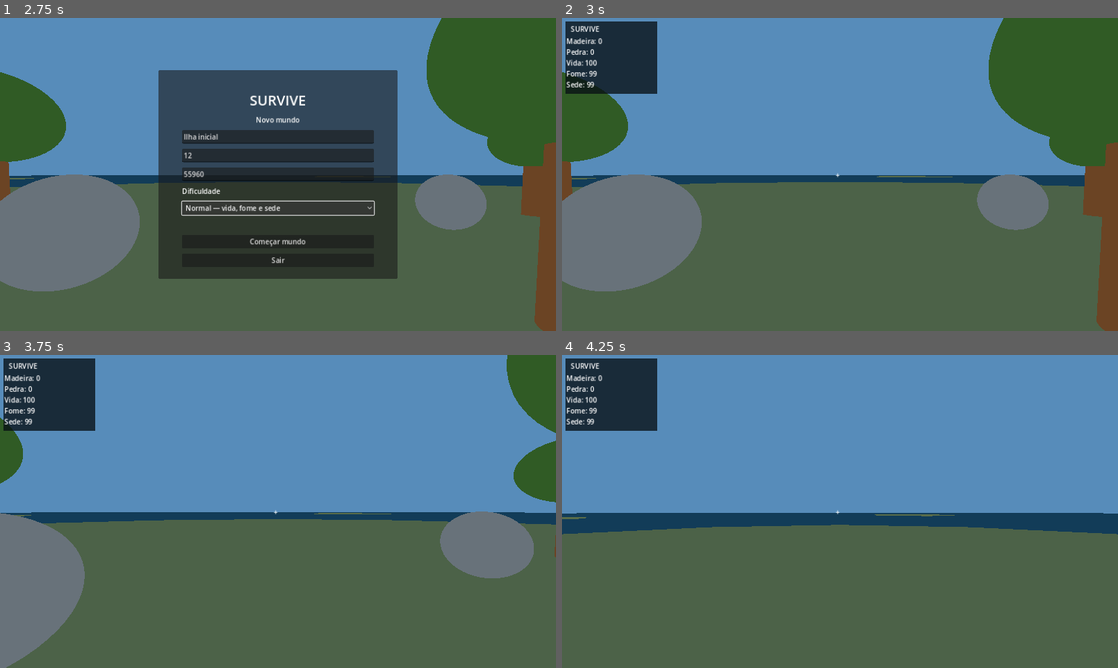
Above: before the commit, frames 1-4 (two rows, left to right).
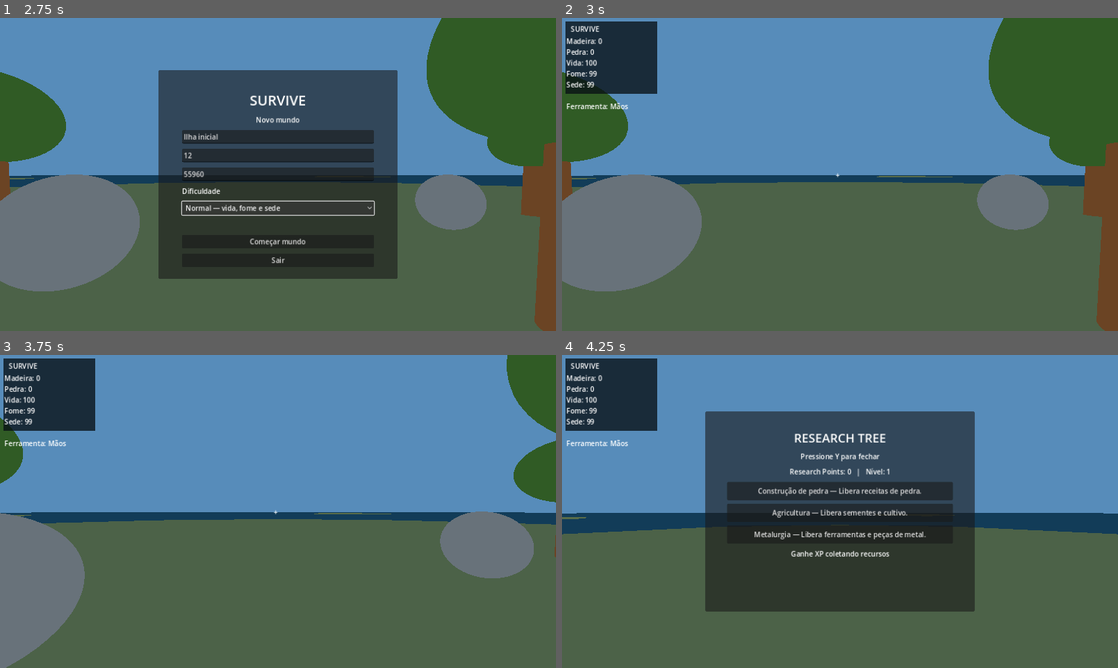
Above: after the commit, the same moments.

Repository: Thiago142007/Survive
Game: Godot game, scene res://scenes/main.tscn
The game is run twice, just before and just after one commit, with the same random seed, the same clock (stepped at 60 frames per second) and the same inputs.
Inputs (mouse positions are in pixels of both pictures, inside the frame that each line leads up to):
- Up to frame 1 (2.75 s): click (278, 155) at 0.52 s; type "12" at 0.6 s; click "Normal — vida, fome e sede" at 1.25 s; click "Normal — vida, fome e sede" at 2 s
- Up to frame 2 (3 s): click "Começar mundo" at 2.75 s
- Up to frame 3 (3.75 s): tap Enter at 3.5 s; move the mouse to (305, 511) at 3.52 s; hold W (move_forward) from 3.53 s (still down); hold E (interact) from 3.53 s (still down)
- Up to frame 4 (4.25 s): keep holding W (move_forward); keep holding E (interact); tap Space (jump) at 3.77 s; tap Y (open_research, bound only after the commit) at 3.8 s

Frame 1 is identical in both runs. In frame 2, 0.1% of the frame differs, in the area x 0-12%, y 27-30%; in frame 3, 0.1%; in frame 4, 31%, in the area x 0-75%, y 18-82%.

Commit message:
feat: add tool harvesting and research progression

Diff:
--- a/project.godot
+++ b/project.godot
@@ -95,6 +95,36 @@
 "events": [Object(InputEventKey,"physical_keycode":67,"resource_local_to_scene":false,"resource_name":"","script":null)
 ]
 }
+open_research={
+"deadzone": 0.5,
+"events": [Object(InputEventKey,"physical_keycode":89,"resource_local_to_scene":false,"resource_name":"","script":null)
+]
+}
+select_tool_1={
+"deadzone": 0.5,
+"events": [Object(InputEventKey,"physical_keycode":50,"resource_local_to_scene":false,"resource_name":"","script":null)
+]
+}
+select_tool_2={
+"deadzone": 0.5,
+"events": [Object(InputEventKey,"physical_keycode":51,"resource_local_to_scene":false,"resource_name":"","script":null)
+]
+}
+select_tool_3={
+"deadzone": 0.5,
+"events": [Object(InputEventKey,"physical_keycode":52,"resource_local_to_scene":false,"resource_name":"","script":null)
+]
+}
+select_tool_4={
+"deadzone": 0.5,
+"events": [Object(InputEventKey,"physical_keycode":53,"resource_local_to_scene":false,"resource_name":"","script":null)
+]
+}
+select_tool_5={
+"deadzone": 0.5,
+"events": [Object(InputEventKey,"physical_keycode":54,"resource_local_to_scene":false,"resource_name":"","script":null)
+]
+}
 
 [rendering]
 
--- a/scenes/hud/hud.tscn
+++ b/scenes/hud/hud.tscn
@@ -67,6 +67,13 @@
 text = "Energia: 100"
 visible = false
 
+[node name="ToolLabel" type="Label" parent="Root"]
+offset_left = 10.0
+offset_top = 192.0
+offset_right = 240.0
+offset_bottom = 217.0
+text = "Ferramenta: Mãos"
+
 [node name="Crosshair" type="Label" parent="Root"]
 anchors_preset = 8
 anchor_left = 0.5
--- a/scenes/main.tscn
+++ b/scenes/main.tscn
@@ -8,6 +8,7 @@
 [ext_resource type="PackedScene" path="res://scenes/hud/hud.tscn" id="6_hud"]
 [ext_resource type="PackedScene" path="res://scenes/ui/main_menu.tscn" id="7_menu"]
 [ext_resource type="PackedScene" path="res://scenes/ui/crafting_ui.tscn" id="8_crafting"]
+[ext_resource type="PackedScene" path="res://scenes/ui/research_ui.tscn" id="9_research"]
 
 [sub_resource type="Environment" id="Environment_env"]
 background_mode = 1
@@ -62,3 +63,5 @@
 [node name="MainMenu" parent="." instance=ExtResource("7_menu")]
 
 [node name="CraftingUI" parent="." instance=ExtResource("8_crafting")]
+
+[node name="ResearchUI" parent="." instance=ExtResource("9_research")]
--- a/scenes/player/player.tscn
+++ b/scenes/player/player.tscn
@@ -1,10 +1,11 @@
-[gd_scene load_steps=6 format=3 uid="uid://b1player001"]
+[gd_scene load_steps=7 format=3 uid="uid://b1player001"]
 
 [ext_resource type="Script" path="res://scripts/player/player.gd" id="1_player"]
 [ext_resource type="Script" path="res://scripts/inventory/inventory.gd" id="2_inv"]
 [ext_resource type="Script" path="res://scripts/player/interaction.gd" id="3_interact"]
 [ext_resource type="Script" path="res://scripts/building/building_system.gd" id="4_build"]
 [ext_resource type="Script" path="res://scripts/crafting/crafting_system.gd" id="5_crafting"]
+[ext_resource type="Script" path="res://scripts/progression/research_system.gd" id="6_research"]
 
 [sub_resource type="CapsuleShape3D" id="CapsuleShape3D_player"]
 radius = 0.4
@@ -40,3 +41,6 @@
 
 [node name="CraftingSystem" type="Node" parent="."]
 script = ExtResource("5_crafting")
+
+[node name="ResearchSystem" type="Node" parent="."]
+script = ExtResource("6_research")
--- /dev/null
+++ b/scenes/ui/research_ui.tscn
@@ -0,0 +1,45 @@
+[gd_scene load_steps=2 format=3]
+
+[ext_resource type="Script" path="res://scripts/ui/research_ui.gd" id="1_research"]
+
+[node name="ResearchUI" type="CanvasLayer"]
+script = ExtResource("1_research")
+
+[node name="Panel" type="Panel" parent="."]
+offset_left = 330.0
+offset_top = 130.0
+offset_right = 950.0
+offset_bottom = 590.0
+
+[node name="Margin" type="MarginContainer" parent="Panel"]
+offset_left = 28.0
+offset_top = 22.0
+offset_right = 592.0
+offset_bottom = 438.0
+theme_override_constants/margin_left = 22
+theme_override_constants/margin_top = 18
+theme_override_constants/margin_right = 22
+theme_override_constants/margin_bottom = 18
+
+[node name="VBox" type="VBoxContainer" parent="Panel/Margin"]
+theme_override_constants/separation = 12
+
+[node name="Title" type="Label" parent="Panel/Margin/VBox"]
+text = "RESEARCH TREE"
+theme_override_font_sizes/font_size = 28
+horizontal_alignment = 1
+
+[node name="Hint" type="Label" parent="Panel/Margin/VBox"]
+text = "Pressione Y para fechar"
+horizontal_alignment = 1
+
+[node name="Points" type="Label" parent="Panel/Margin/VBox"]
+text = "Research Points: 0   |   Nível: 1"
+horizontal_alignment = 1
+
+[node name="NodeList" type="VBoxContainer" parent="Panel/Margin/VBox"]
+theme_override_constants/separation = 8
+
+[node name="Status" type="Label" parent="Panel/Margin/VBox"]
+text = "Ganhe XP coletando recursos"
+horizontal_alignment = 1
--- a/scenes/world/rock.tscn
+++ b/scenes/world/rock.tscn
@@ -18,6 +18,7 @@
 resource_id = "stone"
 resource_qty = 2
 respawn_time = 30.0
+preferred_tool = "stone_pickaxe"
 
 [node name="MeshInstance3D" type="MeshInstance3D" parent="."]
 transform = Transform3D(1, 0, 0, 0, 1, 0, 0, 0, 1, 0, 0.8, 0)
--- a/scenes/world/tree.tscn
+++ b/scenes/world/tree.tscn
@@ -28,6 +28,7 @@
 resource_id = "wood"
 resource_qty = 3
 respawn_time = 30.0
+preferred_tool = "stone_axe"
 
 [node name="MeshInstance3D" type="MeshInstance3D" parent="."]
 transform = Transform3D(1, 0, 0, 0, 1, 0, 0, 0, 1, 0, 1.5, 0)
--- a/scripts/hud/hud.gd
+++ b/scripts/hud/hud.gd
@@ -9,6 +9,7 @@
 @onready var hunger_label: Label = $Root/HungerLabel
 @onready var thirst_label: Label = $Root/ThirstLabel
 @onready var energy_label: Label = $Root/EnergyLabel
+@onready var tool_label: Label = $Root/ToolLabel
 
 var _inv_cache: Node = null
 
@@ -25,6 +26,11 @@
 		thirst_label.visible = Main.difficulty != "easy"
 		energy_label.visible = Main.difficulty == "hard"
 		energy_label.text = "Energia: %d" % Main.player.energy
+		tool_label.text = "Ferramenta: %s" % _tool_name(Main.player.get_active_tool())
+
+func _tool_name(tool_id: String) -> String:
+	var names := {"hand": "Mãos", "knife": "Faca", "stone_axe": "Machado", "stone_pickaxe": "Picareta", "shovel": "Pá"}
+	return names.get(tool_id, tool_id)
 
 func show_message(text: String, duration: float = 2.0) -> void:
 	message_label.text = text
--- a/scripts/inventory/item_data.gd
+++ b/scripts/inventory/item_data.gd
@@ -6,3 +6,6 @@
 @export var icon: Texture2D
 @export var max_stack: int = 100
 @export var category: String = "resource"  # resource, tool, weapon, food, building
+@export var tool_type: String = ""
+@export var gather_bonus: int = 0
+@export var damage: float = 0.0
--- a/scripts/player/interaction.gd
+++ b/scripts/player/interaction.gd
@@ -18,9 +18,12 @@
 	if ray.is_colliding():
 		var collider = ray.get_collider()
 		if collider.has_method("harvest"):
-			collider.harvest(self)
+			collider.harvest(self, Main.player.get_active_tool())
 
 func register_resource(id: String, qty: int) -> void:
 	var inv = Main.player.get_node("Inventory")
 	inv.add_item(id, qty)
+	var research = Main.player.get_node_or_null("ResearchSystem")
+	if research:
+		research.add_experience(maxi(1, qty * 2))
 	item_collected.emit(id, qty)
--- a/scripts/player/player.gd
+++ b/scripts/player/player.gd
@@ -21,6 +21,8 @@
 var thirst_enabled: bool = true
 var energy_enabled: bool = false
 var hunger_rate_multiplier: float = 1.0
+var active_tool: String = "hand"
+var hotbar_tools: Array[String] = ["hand", "knife", "stone_axe", "stone_pickaxe", "shovel"]
 
 signal survival_stats_changed(health: float, hunger: float, thirst: float)
 
@@ -39,6 +41,15 @@
 		camera_pivot.rotation.x = clampf(camera_pivot.rotation.x, -PI / 2, PI / 2)
 	if event.is_action_pressed("toggle_camera"):
 		_toggle_camera()
+	for index in range(hotbar_tools.size()):
+		if event.is_action_pressed("select_tool_%d" % (index + 1)):
+			active_tool = hotbar_tools[index]
+
+func get_active_tool() -> String:
+	var inventory = get_node_or_null("Inventory")
+	if active_tool != "hand" and (not inventory or inventory.get_count(active_tool) <= 0):
+		return "hand"
+	return active_tool
 
 func _toggle_camera() -> void:
 	_cam_mode = (_cam_mode + 1) % 3
--- /dev/null
+++ b/scripts/progression/research_system.gd
@@ -0,0 +1,40 @@
+extends Node
+
+signal progress_changed
+signal level_up(level: int, points: int)
+
+var level: int = 1
+var experience: int = 0
+var research_points: int = 0
+var unlocked: Dictionary = {"basic_tools": true}
+
+const NODES := {
+	"stone_building": {"name": "Construção de pedra", "cost": 2, "description": "Libera receitas de pedra."},
+	"agriculture": {"name": "Agricultura", "cost": 3, "description": "Libera sementes e cultivo."},
+	"metalworking": {"name": "Metalurgia", "cost": 5, "description": "Libera ferramentas e peças de metal."}
+}
+
+func add_experience(amount: int) -> void:
+	experience += maxi(0, amount)
+	var required := level * 25
+	while experience >= required:
+		experience -= required
+		level += 1
+		research_points += 1
+		required = level * 25
+		level_up.emit(level, research_points)
+	progress_changed.emit()
+
+func can_unlock(node_id: String) -> bool:
+	return NODES.has(node_id) and not unlocked.has(node_id) and research_points >= NODES[node_id]["cost"]
+
+func unlock(node_id: String) -> bool:
+	if not can_unlock(node_id):
+		return false
+	research_points -= NODES[node_id]["cost"]
+	unlocked[node_id] = true
+	progress_changed.emit()
+	return true
+
+func get_nodes() -> Dictionary:
+	return NODES
--- /dev/null
+++ b/scripts/ui/research_ui.gd
@@ -0,0 +1,44 @@
+extends CanvasLayer
+
+@onready var panel: Panel = $Panel
+@onready var node_list: VBoxContainer = $Panel/Margin/VBox/NodeList
+@onready var points_label: Label = $Panel/Margin/VBox/Points
+@onready var status_label: Label = $Panel/Margin/VBox/Status
+var research_system: Node = null
+
+func _ready() -> void:
+	process_mode = Node.PROCESS_MODE_ALWAYS
+	panel.visible = false
+
+func _unhandled_input(event: InputEvent) -> void:
+	if event.is_action_pressed("open_research") and Main.game_started:
+		panel.visible = not panel.visible
+		if panel.visible:
+			Input.mouse_mode = Input.MOUSE_MODE_VISIBLE
+			research_system = Main.player.get_node_or_null("ResearchSystem")
+			_refresh()
+		else:
+			Input.mouse_mode = Input.MOUSE_MODE_CAPTURED
+
+func _refresh() -> void:
+	for child in node_list.get_children():
+		child.queue_free()
+	if not research_system:
+		return
+	points_label.text = "Research Points: %d   |   Nível: %d" % [research_system.research_points, research_system.level]
+	for node_id in research_system.get_nodes():
+		var data: Dictionary = research_system.get_nodes()[node_id]
+		var button := Button.new()
+		var unlocked: bool = research_system.unlocked.has(node_id)
+		button.text = ("✓ " if unlocked else "") + "%s — %s" % [data["name"], data["description"]]
+		button.disabled = unlocked
+		button.custom_minimum_size = Vector2(0, 42)
+		button.pressed.connect(_unlock.bind(node_id))
+		node_list.add_child(button)
+
+func _unlock(node_id: String) -> void:
+	if research_system and research_system.unlock(node_id):
+		status_label.text = "Pesquisa desbloqueada"
+		_refresh()
+	else:
+		status_label.text = "Research Points insuficientes"
--- a/scripts/world/harvestable.gd
+++ b/scripts/world/harvestable.gd
@@ -4,6 +4,7 @@
 @export var resource_id: String = "wood"
 @export var resource_qty: int = 3
 @export var respawn_time: float = 30.0
+@export var preferred_tool: String = ""
 
 var _depleted: bool = false
 
@@ -28,14 +29,22 @@
 		canopy_mesh.material = canopy_material
 		canopy.mesh = canopy_mesh
 
-func harvest(interaction: Node) -> void:
+func harvest(interaction: Node, tool_id: String = "hand") -> void:
 	if _depleted:
 		return
-	interaction.register_resource(resource_id, resource_qty)
+	var amount := resource_qty
+	if tool_id == preferred_tool and not preferred_tool.is_empty():
+		amount += 2
+	interaction.register_resource(resource_id, amount)
 	_depleted = true
 	$MeshInstance3D.visible = false
+	var canopy := get_node_or_null("Canopy") as MeshInstance3D
+	if canopy:
+		canopy.visible = false
 	$CollisionShape3D.set_deferred("disabled", true)
 	await get_tree().create_timer(respawn_time).timeout
 	_depleted = false
 	$MeshInstance3D.visible = true
+	if canopy:
+		canopy.visible = true
 	$CollisionShape3D.set_deferred("disabled", false)
--- /dev/null
+++ b/tests/smoke_phase2.gd
@@ -0,0 +1,29 @@
+extends SceneTree
+
+func _init() -> void:
+	var player := Node.new()
+	var inventory: Node = load("res://scripts/inventory/inventory.gd").new()
+	var crafting: Node = load("res://scripts/crafting/crafting_system.gd").new()
+	var research: Node = load("res://scripts/progression/research_system.gd").new()
+	inventory.name = "Inventory"
+	crafting.name = "CraftingSystem"
+	research.name = "ResearchSystem"
+	player.add_child(inventory)
+	player.add_child(crafting)
+	player.add_child(research)
+
+	inventory.add_item("wood", 10)
+	inventory.add_item("stone", 10)
+	assert(inventory.get_count("wood") == 10)
+	assert(inventory.get_count("stone") == 10)
+	assert(crafting.craft("stone_axe"))
+	assert(inventory.get_count("stone_axe") == 1)
+	assert(inventory.get_count("wood") == 5)
+	assert(inventory.get_count("stone") == 7)
+	research.add_experience(25)
+	assert(research.level == 2)
+	assert(research.research_points == 1)
+	assert(not research.unlock("stone_building"))
+	print("Phase 2 smoke test: PASS")
+	player.free()
+	quit()
Not shown, changed: docs/superpowers/plans/2026-10-17-survive-roadmap-completo.md
